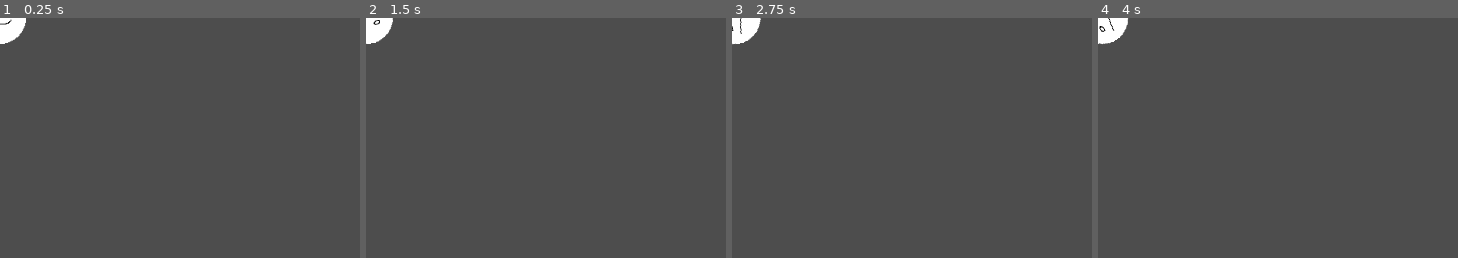
Above: before the commit, frames 1-4 (left to right).
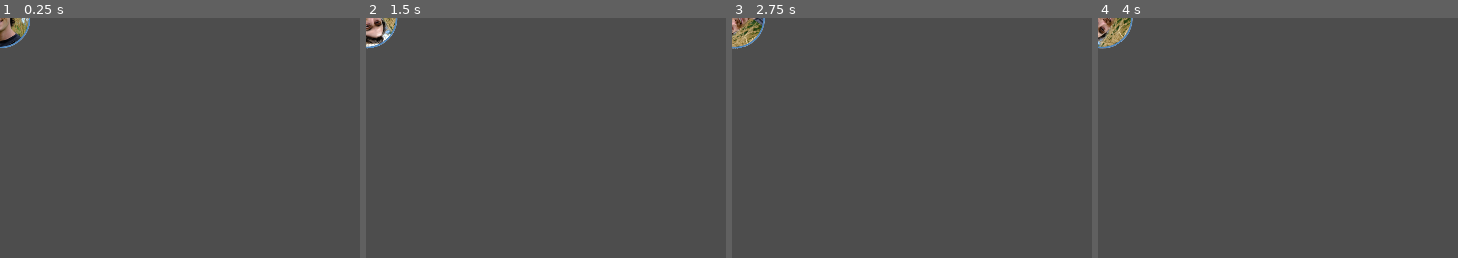
Above: after the commit, the same moments.

Repository: cbrenton/beyblade
Game: Godot game, scene res://player.tscn
Same seed, same stepped clock (60 frames per second), same inputs: the game is played once before the commit and once after it. This scene is started directly instead of the project's main scene.
Inputs:
- Up to frame 1 (0.25 s): no input
- Up to frame 2 (1.5 s): tap Enter at 0.5 s; hold D 0.53-1.28 s; hold F 0.53-1.28 s; tap Space at 0.77 s; hold S from 1.28 s (still down); tap F at 1.35 s
- Up to frame 3 (2.75 s): tap Space at 1.52 s; release S at 2.03 s; hold D from 2.03 s (still down); hold G from 2.03 s (still down); tap F at 2.3 s
- Up to frame 4 (4 s): release D at 2.78 s; release G at 2.78 s; hold W 2.78-3.53 s; tap I at 2.85 s; tap Space at 3.02, 3.77 s; tap F at 3.05, 3.8 s; hold A from 3.53 s (still down); hold K from 3.53 s (still down)
The pictures show only the part of the screen within x 0-50%, y 0-50%; the shares and areas given below are measured in that part.

The runs differ from the first frame. In frame 1, 0.8% of the frame differs, in the area x 0-9%, y 0-13%; in frame 2, 0.9%; in frame 3, 0.9%; in frame 4, 1.0%, in the area x 0-10%, y 0-13%.

Commit message:
add faces and random force every half second

Diff:
--- a/godot/player.tscn
+++ b/godot/player.tscn
@@ -59,7 +59,7 @@
 pull_factor = 800.0
 
 [node name="Sprite2D" type="Sprite2D" parent="." unique_id=1947290124]
-scale = Vector2(0.8125, 0.8076077)
+scale = Vector2(0.4, 0.398)
 texture = ExtResource("1_4flbx")
 
 [node name="AnimationPlayer" type="AnimationPlayer" parent="." unique_id=1102566575]
--- a/godot/scripts/player.gd
+++ b/godot/scripts/player.gd
@@ -8,10 +8,16 @@
 var is_live = false
 @onready var animation = %AnimationPlayer
 var should_log = false
+@onready var fuck_with_timer := Timer.new()
 
 
 func _ready() -> void:
-    pass
+    var n := randi() % 42 + 1
+    get_node("Sprite2D").texture = load("res://assets/beys/%d.png" % n)
+    fuck_with_timer.wait_time = 1.5
+    fuck_with_timer.one_shot = false
+    fuck_with_timer.timeout.connect(fuck_with)
+    add_child(fuck_with_timer)
 
 
 func _integrate_forces(state: PhysicsDirectBodyState2D) -> void:
@@ -65,6 +71,8 @@
     can_sleep = false
     angular_velocity = initial_spin
     print("launching")
+    # new timer
+    fuck_with_timer.start()
 
 
 func _process(_delta: float) -> void:
@@ -76,4 +84,11 @@
 
 
 func set_color(color: Color) -> void:
-    get_node("Sprite2D").modulate = color
+    # get_node("Sprite2D").modulate = color
+    pass
+
+
+func fuck_with() -> void:
+    var rand_vector = Vector2(randf_range(0.0, 200.0), randf_range(0.0, 200.0))
+    apply_central_force(rand_vector)
+    print(rand_vector)
